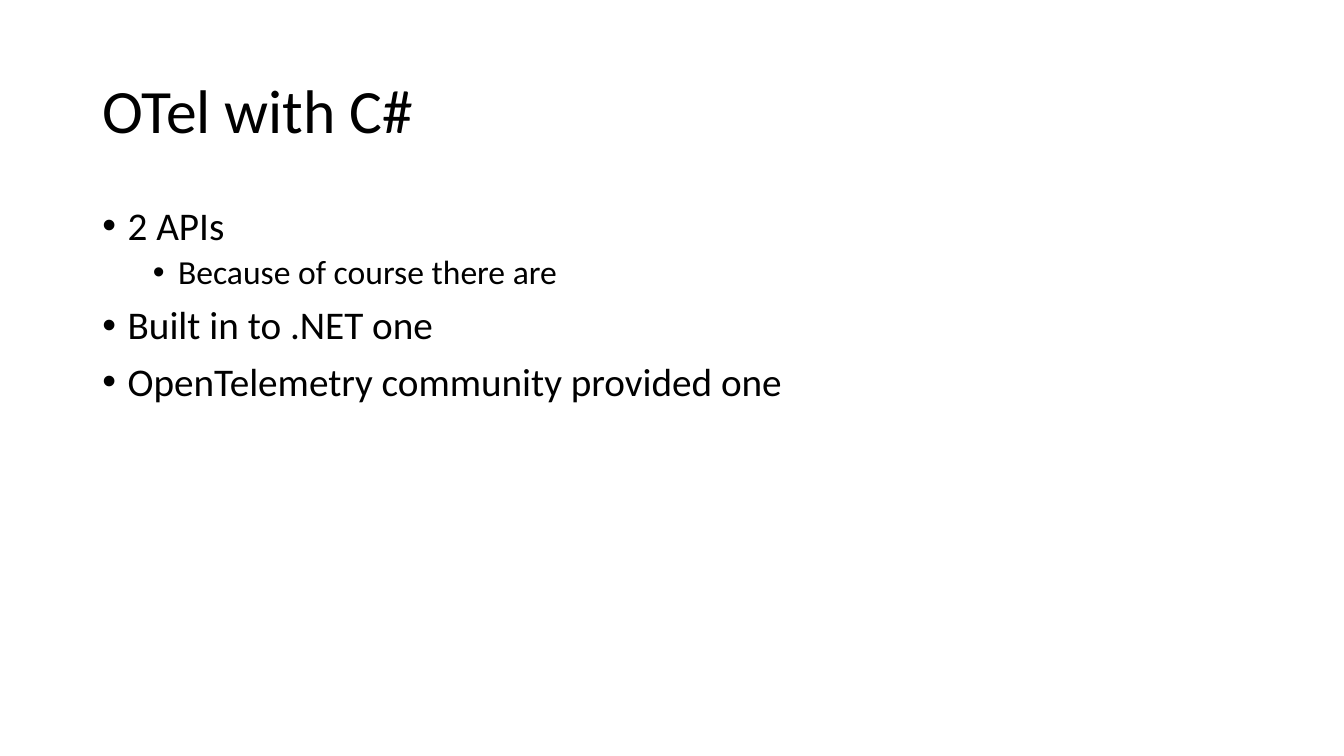
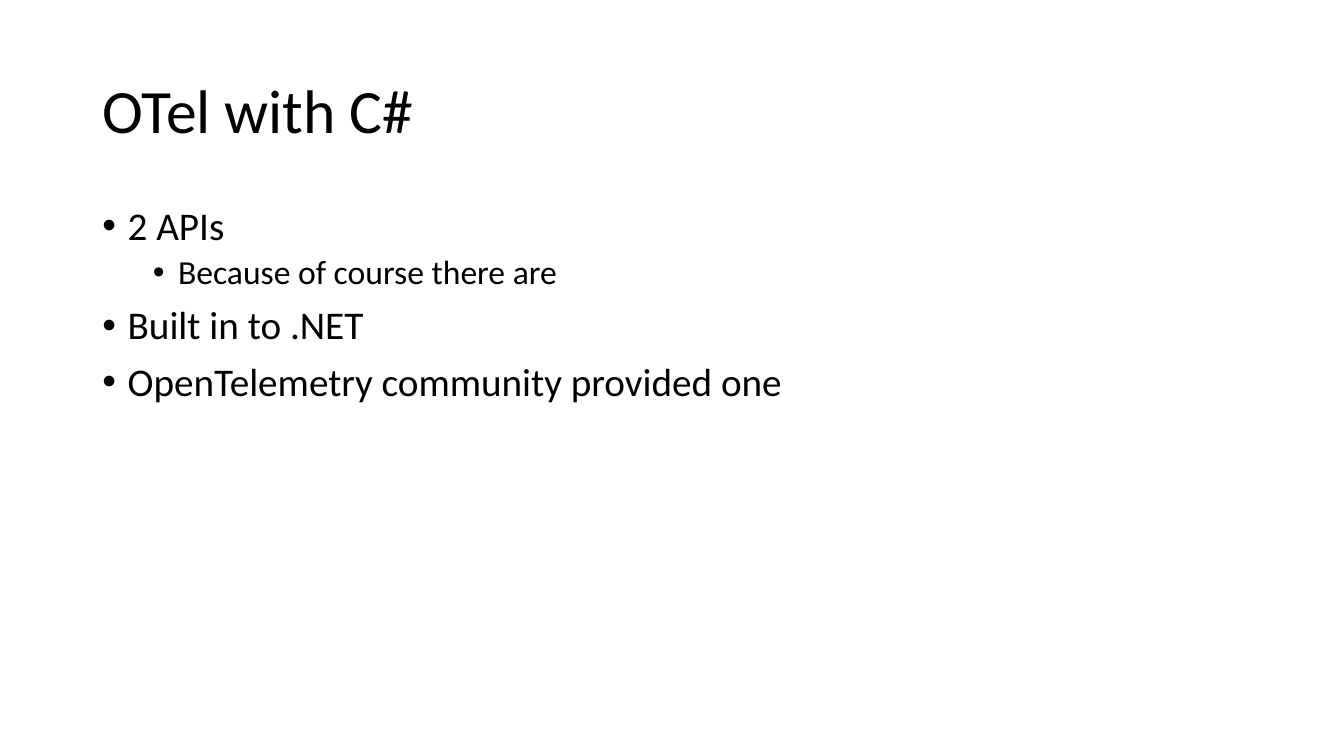
Before and after one commit to ProgrammerAL/Presentations-2023, a slide deck: slide 14 of 2023-03 - Orlando Code Camp - OpenTelemetry/Presentation.pptx (slide 11 before the commit). Drawn at 1344x756 pixels with LibreOffice and Linux fonts; fonts in the diff are those of the drawing. Boxes give left, top, right and bottom in pixels: in the first picture for what was removed or moved away, otherwise in the second. Text is boxed around its words. In the diff, an @@ line names an element or a change of style, - is before the commit and + after.

```diff
--- a/2023-03 - Orlando Code Camp - OpenTelemetry/Presentation.pptx
+++ b/2023-03 - Orlando Code Camp - OpenTelemetry/Presentation.pptx
@@ text at (x1=128, y1=311, x2=363, y2=340): text changed @@
-• Built in to .NET one
+• Built in to .NET
```
Also in this commit, not shown: 5 slides added, 2 slides removed, 21 other files.
